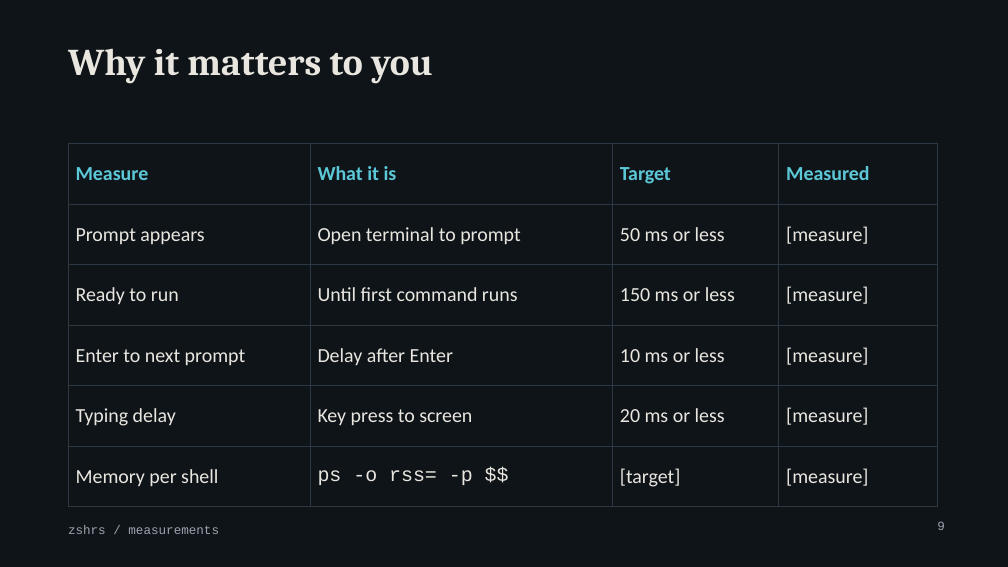
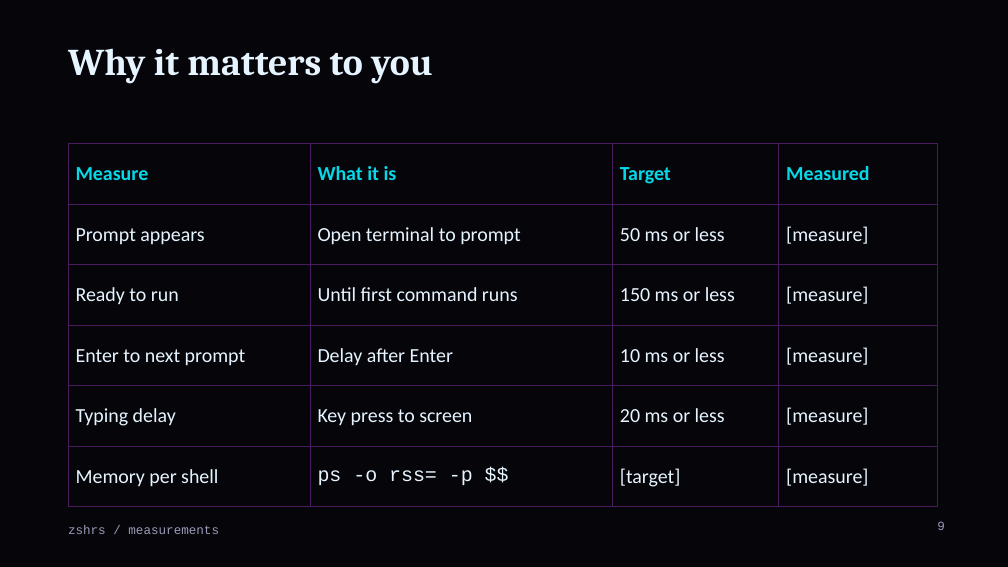
Before and after one commit to MenkeTechnologies/zshrs, a slide deck: slide 9 of docs/talk.pptx. Drawn at 1008x567 pixels with LibreOffice and Linux fonts; fonts in the diff are those of the drawing; background and template pictures are left out. Boxes give left, top, right and bottom in pixels: in the first picture for what was removed or moved away, otherwise in the second. Text is boxed around its words. In the diff, an @@ line names an element or a change of style, - is before the commit and + after.

```diff
--- a/docs/talk.pptx
+++ b/docs/talk.pptx
@@ background #0F1419 to #05050A @@
@@ title "Why it matters to you" at box(68, 48, 433, 84): text colour #E8E6DF to #E6F4FF @@
@@ table at box(68, 144, 938, 491) @@
@@ text colour #5CC8D7 to #05D9E8 in "Measure", "What it is", "Target", "Measured" @@
@@ text colour #E8E6DF to #E6F4FF in "Prompt appears", "Open terminal to prompt", "50 ms or less", "[measure]" and 16 more places @@
@@ borders changed @@
@@ text "zshrs / measurements" at box(68, 525, 219, 534): text colour #9AA4AE to #9A9AB8 @@
@@ page number at box(937, 521, 945, 530): text colour #9AA4AE to #9A9AB8 @@
```
Also in this commit, not shown: 58 other slides changed, 2 other files.
